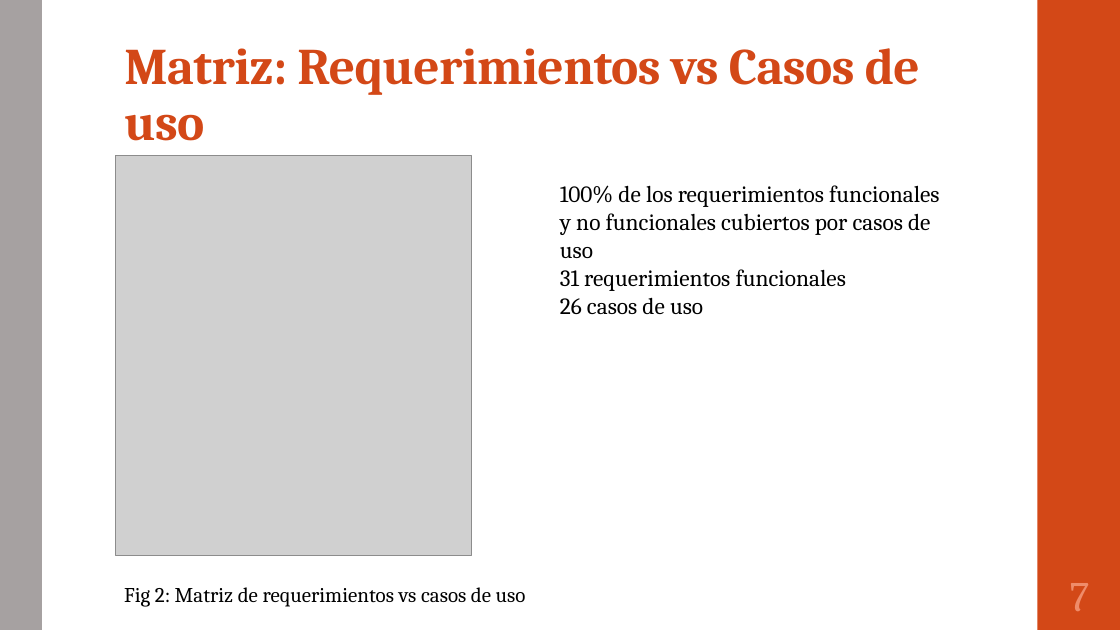
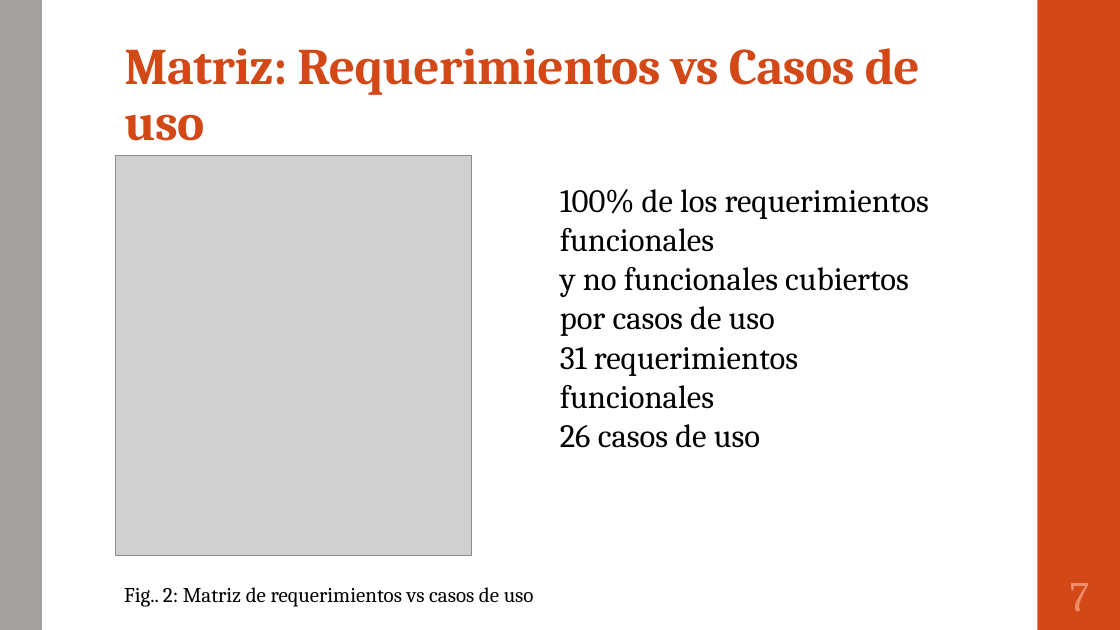
Before and after one commit to portafolio2016/hipocrates, a slide deck: slide 8 of presentación lunes 24 octubre 2016.pptx. Drawn at 1120x630 pixels with LibreOffice and Linux fonts; fonts in the diff are those of the drawing; grey boxes stand for pictures. Boxes give left, top, right and bottom in pixels: in the first picture for what was removed or moved away, otherwise in the second. Text is boxed around its words. In the diff, an @@ line names an element or a change of style, - is before the commit and + after.

```diff
--- a/presentación lunes 24 octubre 2016.pptx
+++ b/presentación lunes 24 octubre 2016.pptx
@@ text "100% de los requerimientos funcionales ..." at [560, 189, 929, 448]: size 20 to 28 pt @@
@@ text at [124, 587, 534, 607]: text changed @@
-Fig 2: Matriz de requerimientos vs casos de uso
+Fig.. 2: Matriz de requerimientos vs casos de uso
```
Also in this commit, not shown: 12 other slides changed.
